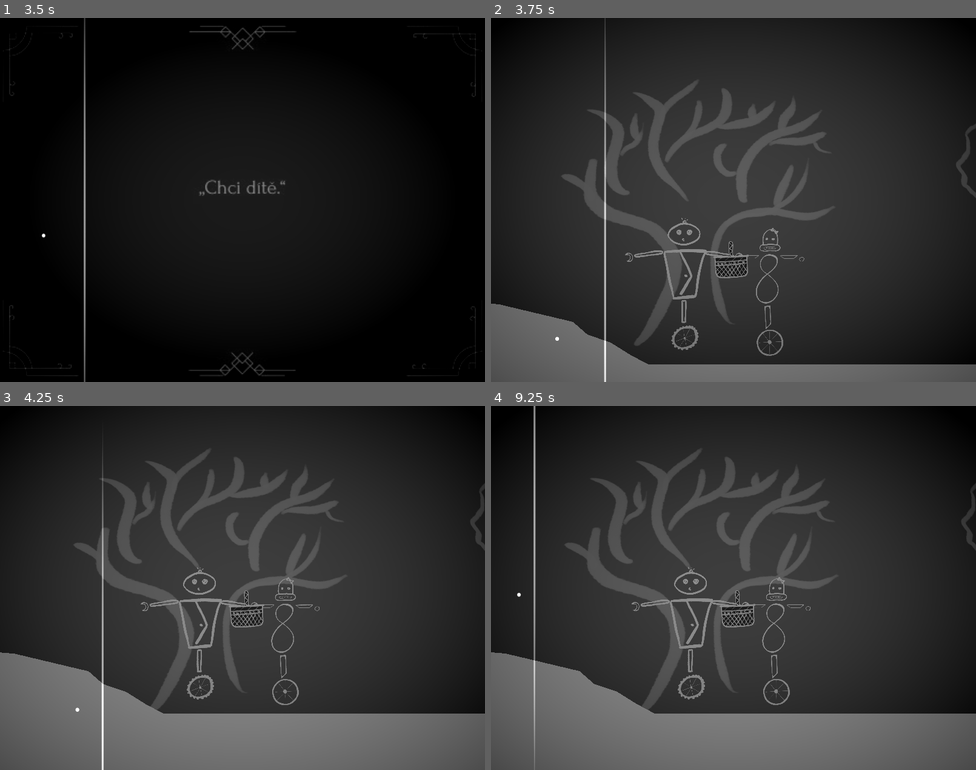
Above: before the commit, frames 1-4 (two rows, left to right).
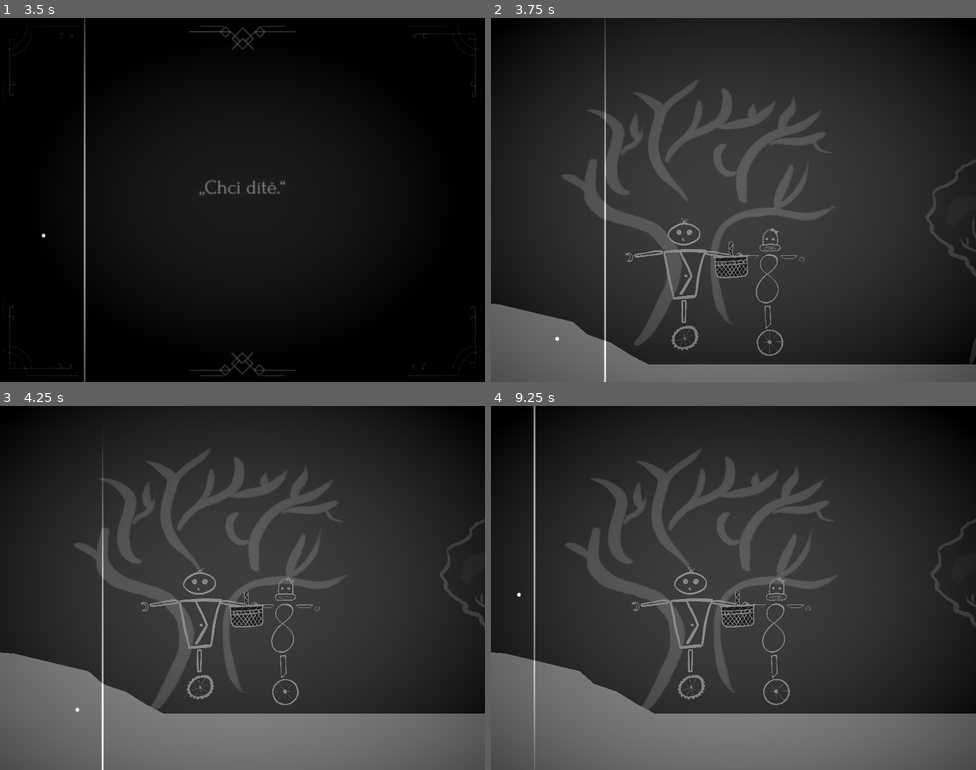
Above: after the commit, the same moments.

Repository: tombuben/KrehkeRobotickeSpoje
Game: Godot game, scene res://main_menu.tscn
Two runs of this game, one before a commit and one after it. Both use one fixed random seed, a clock stepped at 60 frames per second and the inputs below. Video files are missing from this copy of the repository; at most half a second of black plays in their place.
Inputs (mouse positions are in pixels of both pictures, inside the frame that each line leads up to):
- Up to frame 1 (3.5 s): move the mouse to (349, 181) at 0.52 s; hold D (Player1Right) 0.53-1.28 s; hold C (SwitchCamera) 0.53-1.28 s; move the mouse to (145, 218) at 1.27 s; hold S (Player1Down) 1.28-2.03 s; tap K (Player2Down) at 1.35 s; tap C (SwitchCamera) at 1.55, 3.05 s; move the mouse to (291, 119) at 2.02 s; hold D (Player1Right) 2.03-2.78 s; hold C (SwitchCamera) 2.03-2.78 s; tap J (Player2Left) at 2.1 s; move the mouse to (218, 272) at 2.77 s; hold W (Player1Up) from 2.78 s (still down); tap L (Player2Right) at 2.85 s
- Up to frame 2 (3.75 s): move the mouse to (879, 254) at 3.52 s; release W (Player1Up) at 3.53 s; hold A (Player1Left) from 3.53 s (still down); hold C (SwitchCamera) from 3.53 s (still down); tap I (Player2Up) at 3.6 s
- Up to frame 3 (4.25 s): keep holding A (Player1Left); keep holding C (SwitchCamera)
- Up to frame 4 (9.25 s): move the mouse to (588, 533) at 4.27 s; release C (SwitchCamera) at 4.28 s; tap C (SwitchCamera) at 4.35, 6.05, 7.55, 8.85 s; move the mouse to (757, 588) at 5.02 s; release A (Player1Left) at 5.03 s; hold S (Player1Down) 5.03-5.78 s; hold C (SwitchCamera) 5.03-5.78 s; move the mouse to (660, 497) at 5.77 s; hold D (Player1Right) 5.78-6.53 s; tap K (Player2Down) at 5.85 s; move the mouse to (840, 569) at 6.52 s; hold W (Player1Up) 6.53-7.28 s; hold C (SwitchCamera) 6.53-7.28 s; tap J (Player2Left) at 6.6 s; move the mouse to (636, 606) at 7.27 s; hold D (Player1Right) 7.28-8.03 s; tap L (Player2Right) at 7.35 s; move the mouse to (782, 507) at 8.02 s; hold S (Player1Down) 8.03-8.78 s; hold C (SwitchCamera) 8.03-8.78 s; tap I (Player2Up) at 8.1 s; move the mouse to (709, 660) at 8.77 s; hold A (Player1Left) from 8.78 s (still down)

Frame 1 is identical in both runs. In frame 2, 0.5% of the frame differs, in the area x 89-100%, y 29-96%; in frame 3, 0.4%; in frame 4, 0.4%.

Commit message:
updated visuals

Diff:
--- a/IntroVideo.gd
+++ b/IntroVideo.gd
@@ -13,3 +13,7 @@
 
 func _on_video_stream_player_finished():
 	get_tree().change_scene_to_file("res://level_1.tscn")
+
+func _input(event):
+	if event.is_action_pressed("SwitchCamera"):
+		get_tree().change_scene_to_file("res://level_1.tscn")
--- a/level_1.tscn
+++ b/level_1.tscn
@@ -100,6 +100,11 @@
 scale = Vector2(0.4, 0.4)
 texture = ExtResource("8_dgjjw")
 
+[node name="Sprite2D6" type="Sprite2D" parent="CanvasLayer/ParallaxBackground/ParallaxLayer"]
+position = Vector2(2281, 290)
+scale = Vector2(0.4, 0.4)
+texture = ExtResource("7_8xhop")
+
 [node name="ParallaxLayer2" type="ParallaxLayer" parent="CanvasLayer/ParallaxBackground"]
 motion_scale = Vector2(0.8, 0.8)
 motion_offset = Vector2(30, 0)
@@ -110,12 +115,12 @@
 texture = ExtResource("6_m1xfc")
 
 [node name="Sprite2D4" type="Sprite2D" parent="CanvasLayer/ParallaxBackground/ParallaxLayer2"]
-position = Vector2(1835, 255)
+position = Vector2(1817, 363)
 scale = Vector2(0.4, 0.4)
 texture = ExtResource("8_yi0ws")
 
 [node name="Sprite2D3" type="Sprite2D" parent="CanvasLayer/ParallaxBackground/ParallaxLayer2"]
-position = Vector2(1184, 278)
+position = Vector2(1094, 338)
 scale = Vector2(0.4, 0.4)
 texture = ExtResource("8_1dda0")
 
--- a/level_2.tscn
+++ b/level_2.tscn
@@ -44,10 +44,10 @@
 script = ExtResource("2_e0cwa")
 
 [node name="CollisionPolygon2D" type="CollisionPolygon2D" parent="StaticBody2D"]
-polygon = PackedVector2Array(138, 436, -508, 322, -621, -388, 66, -414, 89, 152, 319, 171, 441, 200, 535, 185, 540, 219, 535, 254, 565.057, 270, 715, 244, 769, 267, 963, 271, 1016, 239, 1086, 2 …(268 unchanged characters)…
+polygon = PackedVector2Array(138, 436, -508, 322, -621, -388, 66, -414, 89, 152, 319, 171, 441, 200, 535, 185, 540, 219, 535, 254, 565.057, 270, 699, 265, 769, 267, 963, 271, 1016, 239, 1086, 2 …(268 unchanged characters)…
 
 [node name="Polygon2D" type="Polygon2D" parent="StaticBody2D"]
-polygon = PackedVector2Array(138, 436, -508, 322, -621, -388, 66, -414, 89, 152, 319, 171, 441, 200, 535, 185, 540, 219, 535, 254, 565.057, 270, 715, 244, 769, 267, 963, 271, 1016, 239, 1086, 2 …(268 unchanged characters)…
+polygon = PackedVector2Array(138, 436, -508, 322, -621, -388, 66, -414, 89, 152, 319, 171, 441, 200, 535, 185, 540, 219, 535, 254, 565.057, 270, 699, 265, 769, 267, 963, 271, 1016, 239, 1086, 2 …(268 unchanged characters)…
 
 [node name="sisoun" parent="." instance=ExtResource("3_ceeca")]
 position = Vector2(674, 440)
--- a/main_menu.gd
+++ b/main_menu.gd
@@ -4,7 +4,6 @@
 # Called when the node enters the scene tree for the first time.
 func _ready():
 	pass # Replace with function body.
-
 
 # Called every frame. 'delta' is the elapsed time since the previous frame.
 func _process(delta):
--- /dev/null
+++ b/ona_riggable.tscn
@@ -0,0 +1,61 @@
+[gd_scene load_steps=8 format=3 uid="uid://gc16iynedq5o"]
+
+[ext_resource type="Texture2D" uid="uid://cna2ryes1bw81" path="res://art/ona/ona.jpg" id="2_bybuu"]
+[ext_resource type="Texture2D" uid="uid://p1sbcuoqfn75" path="res://art/ona/onakolo.png" id="3_3jn6a"]
+[ext_resource type="Texture2D" uid="uid://b4a0jgsgdndjs" path="res://art/ona/onaruka.png" id="4_uqxqk"]
+[ext_resource type="Texture2D" uid="uid://bopokpmxfmo11" path="res://art/ona/onapacka.png" id="5_krpnq"]
+[ext_resource type="Texture2D" uid="uid://cthr2qd7e12vc" path="res://art/ona/onatelo.png" id="6_gql8u"]
+[ext_resource type="Texture2D" uid="uid://ceptg82arg2hg" path="res://art/ona/onahlava.png" id="7_6v6cj"]
+[ext_resource type="Texture2D" uid="uid://c0lwgq4gj68is" path="res://art/ona/onanoha.png" id="8_qioqh"]
+
+[node name="OnaRiggable" type="Node2D"]
+
+[node name="Sisoun-postava" type="Sprite2D" parent="."]
+visible = false
+position = Vector2(5, -65)
+scale = Vector2(0.115228, 0.115228)
+texture = ExtResource("2_bybuu")
+
+[node name="Sisoun-ruka-prava" type="Sprite2D" parent="."]
+position = Vector2(-32.5319, -143.373)
+rotation = 0.959931
+scale = Vector2(0.1, 0.1)
+texture = ExtResource("4_uqxqk")
+flip_h = true
+
+[node name="sisoun-packa-prava" type="Sprite2D" parent="Sisoun-ruka-prava"]
+position = Vector2(-70, 220)
+texture = ExtResource("5_krpnq")
+flip_h = true
+
+[node name="Sisoun-ruka-leva" type="Sprite2D" parent="."]
+position = Vector2(30.679, -143.012)
+rotation = 2.18166
+scale = Vector2(0.1, -0.1)
+texture = ExtResource("4_uqxqk")
+flip_h = true
+
+[node name="sisoun-packa-prava" type="Sprite2D" parent="Sisoun-ruka-leva"]
+position = Vector2(-79.9995, 210)
+scale = Vector2(-1, 1)
+texture = ExtResource("5_krpnq")
+
+[node name="Sisoun-telo" type="Sprite2D" parent="."]
+position = Vector2(-4, -108)
+scale = Vector2(0.112939, 0.112939)
+texture = ExtResource("6_gql8u")
+
+[node name="Sisoun-hlava" type="Sprite2D" parent="."]
+position = Vector2(0.845624, -169.846)
+scale = Vector2(0.110467, 0.110467)
+texture = ExtResource("7_6v6cj")
+
+[node name="Sisoun-noha" type="Sprite2D" parent="."]
+position = Vector2(-4, -42)
+scale = Vector2(0.112794, 0.112794)
+texture = ExtResource("8_qioqh")
+
+[node name="Sisoun-kolecko" type="Sprite2D" parent="Sisoun-noha"]
+position = Vector2(26.5972, 363.495)
+scale = Vector2(1.08738, 1.08738)
+texture = ExtResource("3_3jn6a")
--- /dev/null
+++ b/pandulak_riggable.tscn
@@ -0,0 +1,58 @@
+[gd_scene load_steps=8 format=3 uid="uid://md5jyynh7ip2"]
+
+[ext_resource type="Texture2D" uid="uid://crofsfjf38tq4" path="res://art/sisoun/sisoun-postava.png" id="1_qca66"]
+[ext_resource type="Texture2D" uid="uid://clh7501p8cbld" path="res://art/sisoun/sisoun-telo.png" id="2_7w3lw"]
+[ext_resource type="Texture2D" uid="uid://70hm3vid177x" path="res://art/sisoun/sisoun-hlava.png" id="3_gsl8m"]
+[ext_resource type="Texture2D" uid="uid://bbj7mtygx3blu" path="res://art/sisoun/sisoun-ruka.png" id="4_nf48q"]
+[ext_resource type="Texture2D" uid="uid://c385upgdixbv0" path="res://art/sisoun/sisoun-packa.png" id="5_bp6oj"]
+[ext_resource type="Texture2D" uid="uid://c1414531v8pt" path="res://art/sisoun/sisoun-noha.png" id="6_y87ie"]
+[ext_resource type="Texture2D" uid="uid://dcn3wc6gsokrb" path="res://art/sisoun/sisoun-kolecko.png" id="7_ifr7y"]
+
+[node name="PandulakRiggable" type="Node2D"]
+
+[node name="Sisoun-postava" type="Sprite2D" parent="."]
+visible = false
+position = Vector2(-4, -85)
+scale = Vector2(0.1, 0.1)
+texture = ExtResource("1_qca66")
+
+[node name="Sisoun-telo" type="Sprite2D" parent="."]
+position = Vector2(1, -106)
+scale = Vector2(0.08, 0.08)
+texture = ExtResource("2_7w3lw")
+
+[node name="Sisoun-hlava" type="Sprite2D" parent="."]
+position = Vector2(0, -176)
+scale = Vector2(0.045, 0.045)
+texture = ExtResource("3_gsl8m")
+
+[node name="Sisoun-ruka-prava" type="Sprite2D" parent="."]
+position = Vector2(-59.4434, -138.964)
+rotation = 1.309
+scale = Vector2(0.1, 0.1)
+texture = ExtResource("4_nf48q")
+
+[node name="sisoun-packa-prava" type="Sprite2D" parent="Sisoun-ruka-prava"]
+position = Vector2(-39.9999, 310)
+texture = ExtResource("5_bp6oj")
+
+[node name="Sisoun-ruka-leva" type="Sprite2D" parent="."]
+position = Vector2(59.9258, -138.032)
+rotation = 1.83259
+scale = Vector2(0.1, -0.1)
+texture = ExtResource("4_nf48q")
+
+[node name="sisoun-packa-prava" type="Sprite2D" parent="Sisoun-ruka-leva"]
+position = Vector2(-40, 300)
+scale = Vector2(-1, 1)
+texture = ExtResource("5_bp6oj")
+
+[node name="Sisoun-noha" type="Sprite2D" parent="."]
+position = Vector2(0, -45.535)
+scale = Vector2(0.1, 0.1)
+texture = ExtResource("6_y87ie")
+
+[node name="Sisoun-kolecko" type="Sprite2D" parent="Sisoun-noha"]
+position = Vector2(16.5, 433.35)
+scale = Vector2(0.9625, 0.9625)
+texture = ExtResource("7_ifr7y")
--- a/ruka.gd
+++ b/ruka.gd
@@ -37,6 +37,7 @@
 	#init_ruka(player)
 	pass
 
+var time : float
 
 # Called every frame. 'delta' is the elapsed time since the previous frame.
 func _physics_process(delta):
@@ -47,3 +48,7 @@
 			mover.rotate(lower_limit - mover.rotation)
 		if mover.rotation > upper_limit:
 			mover.rotate(upper_limit - mover.rotation)
+
+	# hejbej rukama trosku at to neni tak nuda
+	time += delta
+	rotation = sin(time) * rotation_speed * 1.0
Binary file changed: art/stromy/strom3.png
Binary file changed: art/stromy/strom4.png
Binary file changed: art/stromy/strom5.png
